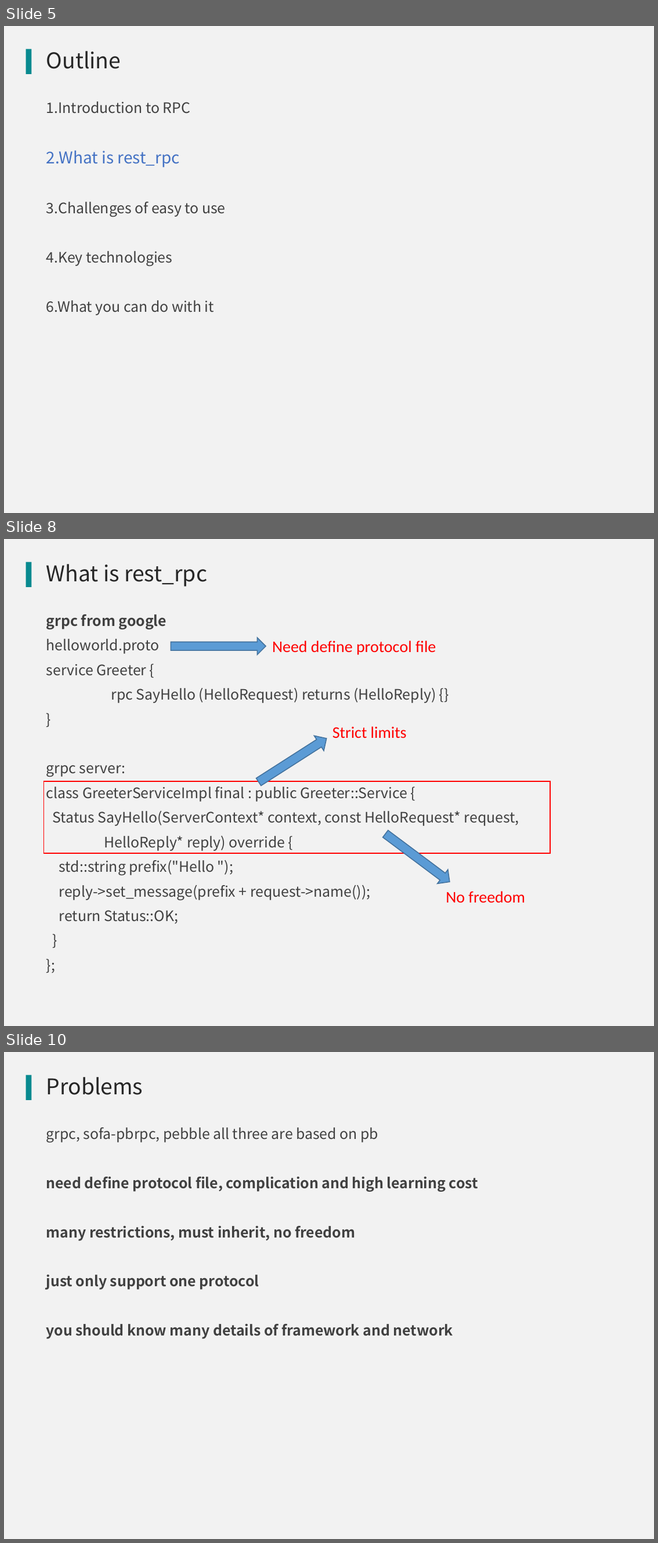
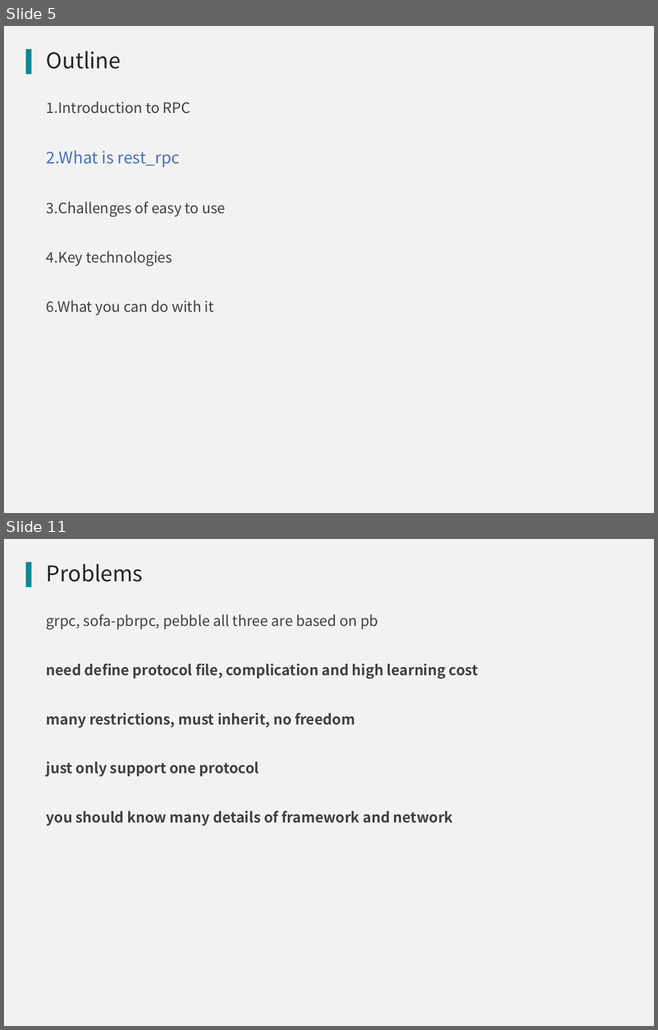
Before and after one commit to qicosmos/cppnow2017-ppt, a slide deck: An easy to use RPC framework implemented by c++11 and c++14.pptx. Shown one above the other, each under a label of ours: slides 5, 8 and 10 before the commit, slides 5 and 11 after it; the slides between them are not shown. The pictures are 658x1543 and 658x1030 pixels, drawn with LibreOffice and Linux fonts; fonts in the diff are those of the drawing; background and template pictures are left out. Boxes give left, top, right and bottom in pixels: in the first picture for what was removed or moved away, otherwise in the second. Text is boxed around its words. In the diff, an @@ line names an element or a change of style, - is before the commit and + after.

```diff
--- a/An easy to use RPC framework implemented by c++11 and c++14.pptx
+++ b/An easy to use RPC framework implemented by c++11 and c++14.pptx
@@ slide 8 removed at [4, 539, 654, 1026], background #F2F2F2; not listed: 1 template element that a slide beside it also shows @@
@@ title removed at [46, 564, 207, 587] @@
-What is rest_rpc
@@ text removed at [46, 614, 519, 924] @@
-grpc from google
-helloworld.proto
-service Greeter {
-rpc SayHello (HelloRequest) returns (HelloReply) {}
-}
-grpc server:
-class GreeterServiceImpl final : public Greeter::Service {
-Status SayHello(ServerContext* context, const HelloRequest* request,
-HelloReply* reply) override {
-std::string prefix("Hello ");
-reply->set_message(prefix + request->name());
-return Status::OK;
-}
-};
@@ down arrow removed at [171, 638, 266, 654] @@
@@ text removed at [272, 641, 436, 655] @@
-Need define protocol file
@@ text removed at [332, 726, 407, 739] @@
-Strict limits
@@ down arrow removed at [253, 732, 331, 790] @@
@@ rectangle removed at [43, 781, 550, 853] @@
@@ down arrow removed at [380, 827, 455, 889] @@
@@ text removed at [445, 891, 525, 903] @@
-No freedom
@@ what was slide 10 is now slide 11 @@
```
Also in this commit, not shown: 2 slides changed, 3 slides added, 1 other slide removed.
